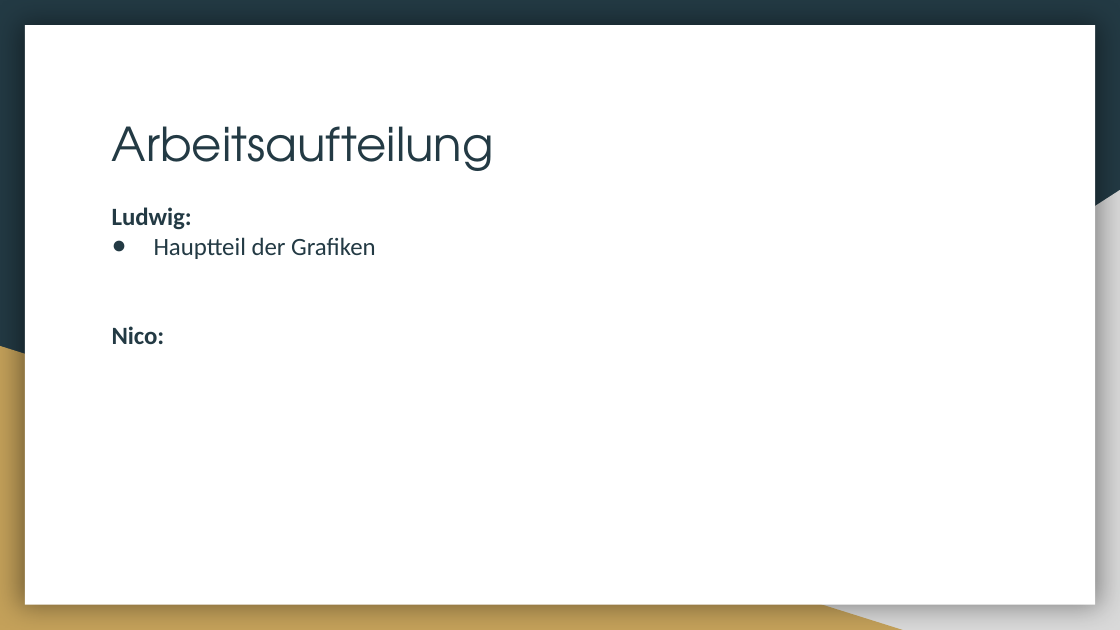
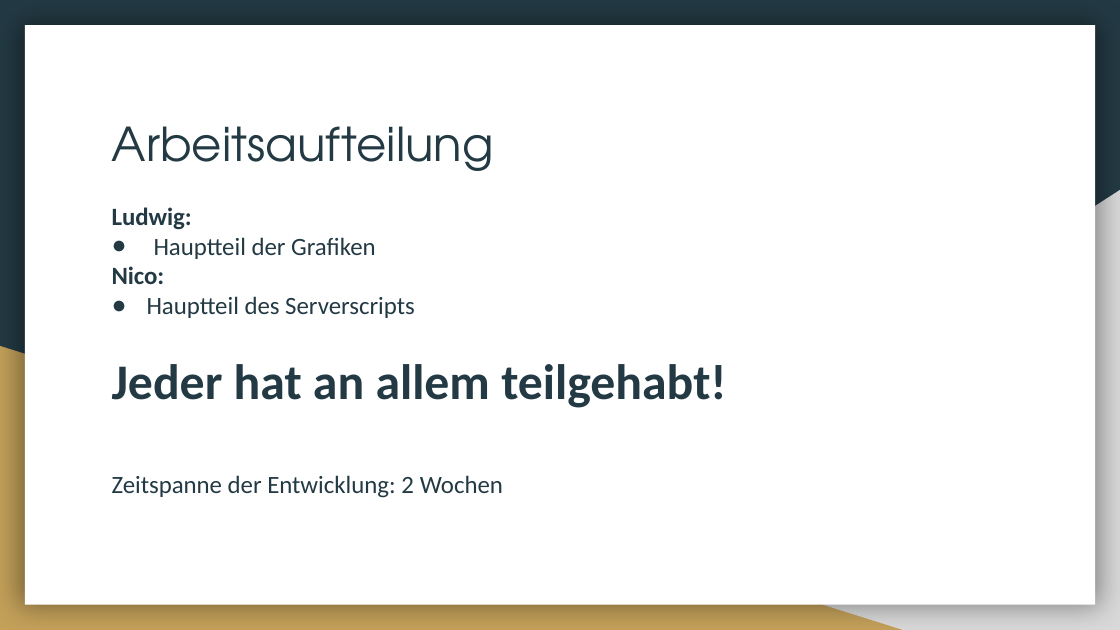
Before and after one commit to Lexa-Heda/TSA, a slide deck: slide 8 of TSA_Vortrag.pptx. Drawn at 1120x630 pixels with LibreOffice and Linux fonts; fonts in the diff are those of the drawing. Boxes give left, top, right and bottom in pixels: in the first picture for what was removed or moved away, otherwise in the second. Text is boxed around its words. In the diff, an @@ line names an element or a change of style, - is before the commit and + after.

```diff
--- a/TSA_Vortrag.pptx
+++ b/TSA_Vortrag.pptx
@@ text at [112,296,726,498]: paragraphs added @@
+● Hauptteil des Serverscripts
+Jeder hat an allem teilgehabt!
+Zeitspanne der Entwicklung: 2 Wochen
```
Also in this commit, not shown: 3 other slides changed, 3 other files.
